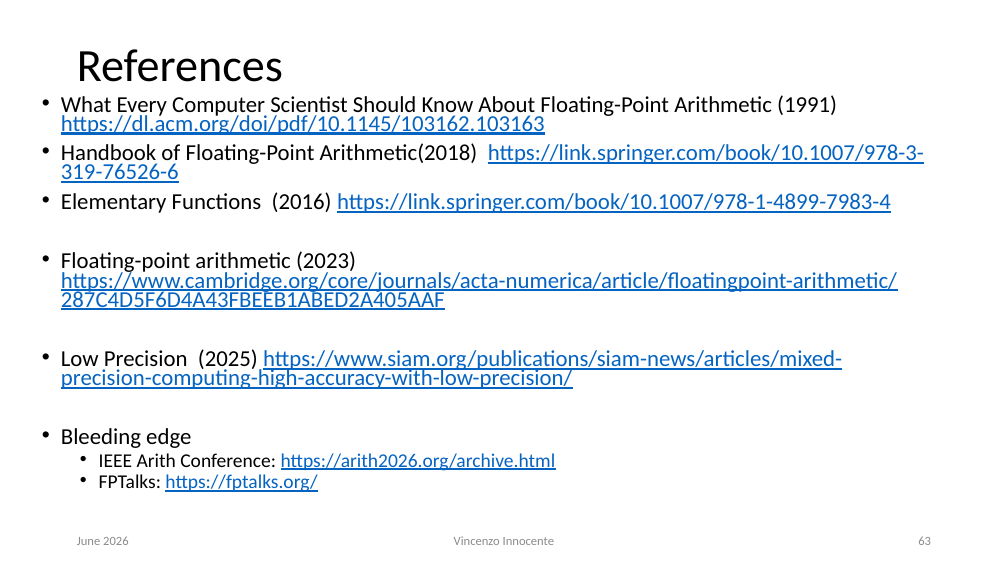
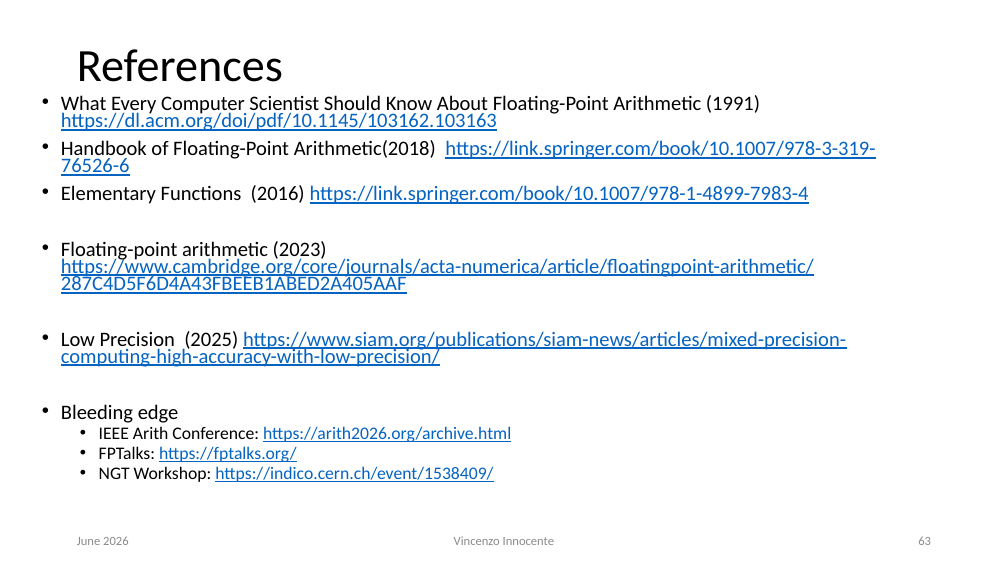
Before and after one commit to VinInn/FPCourse, a slide deck: slide 63 of Slides/FPforScientist.pptx. Drawn at 1008x567 pixels with LibreOffice and Linux fonts; fonts in the diff are those of the drawing. Boxes give left, top, right and bottom in pixels: in the first picture for what was removed or moved away, otherwise in the second. Text is boxed around its words. In the diff, an @@ line names an element or a change of style, - is before the commit and + after.

Commit message:
small update

```diff
--- a/Slides/FPforScientist.pptx
+++ b/Slides/FPforScientist.pptx
@@ text at (x1=61, y1=95, x2=875, y2=462): size 21.7 to 19.6 pt in "What Every Computer Scientist Should Know About ...", "Handbook of Floating-Point Arithmetic(2018) https://link.spr ...", "Elementary Functions (2016) https://link.springer.com/book/1 ...", "Floating-point arithmetic (2023) https://www.cambridge.org/c ..." and 2 more places; size 18.6 to 16.8 pt in "IEEE Arith Conference: https://arith2026.org/archive.html", "FPTalks: https://fptalks.org/" @@
@@ text at (x1=99, y1=466, x2=493, y2=482): paragraph added @@
+  • NGT Workshop: https://indico.cern.ch/event/1538409/
```
